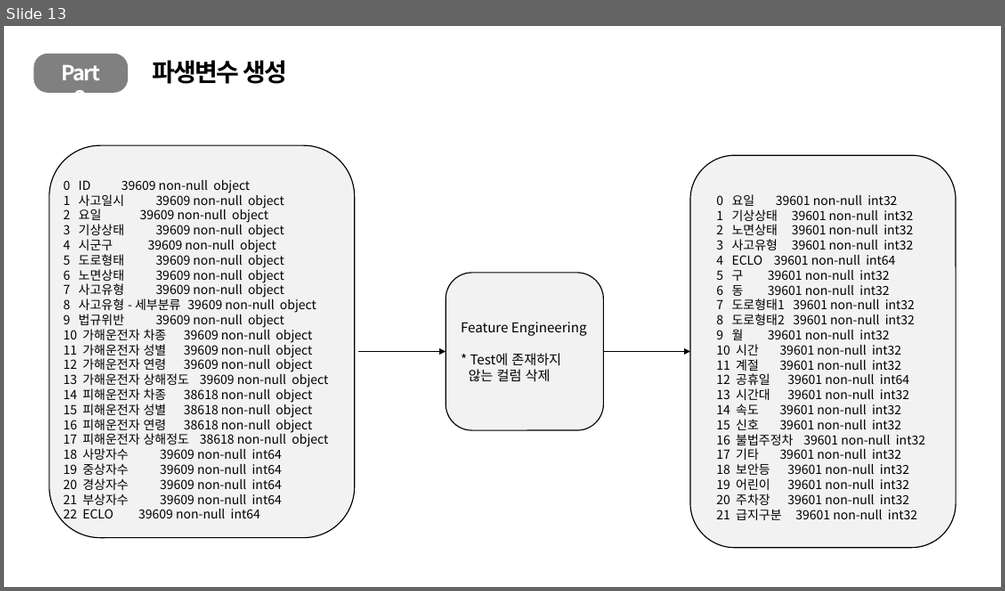
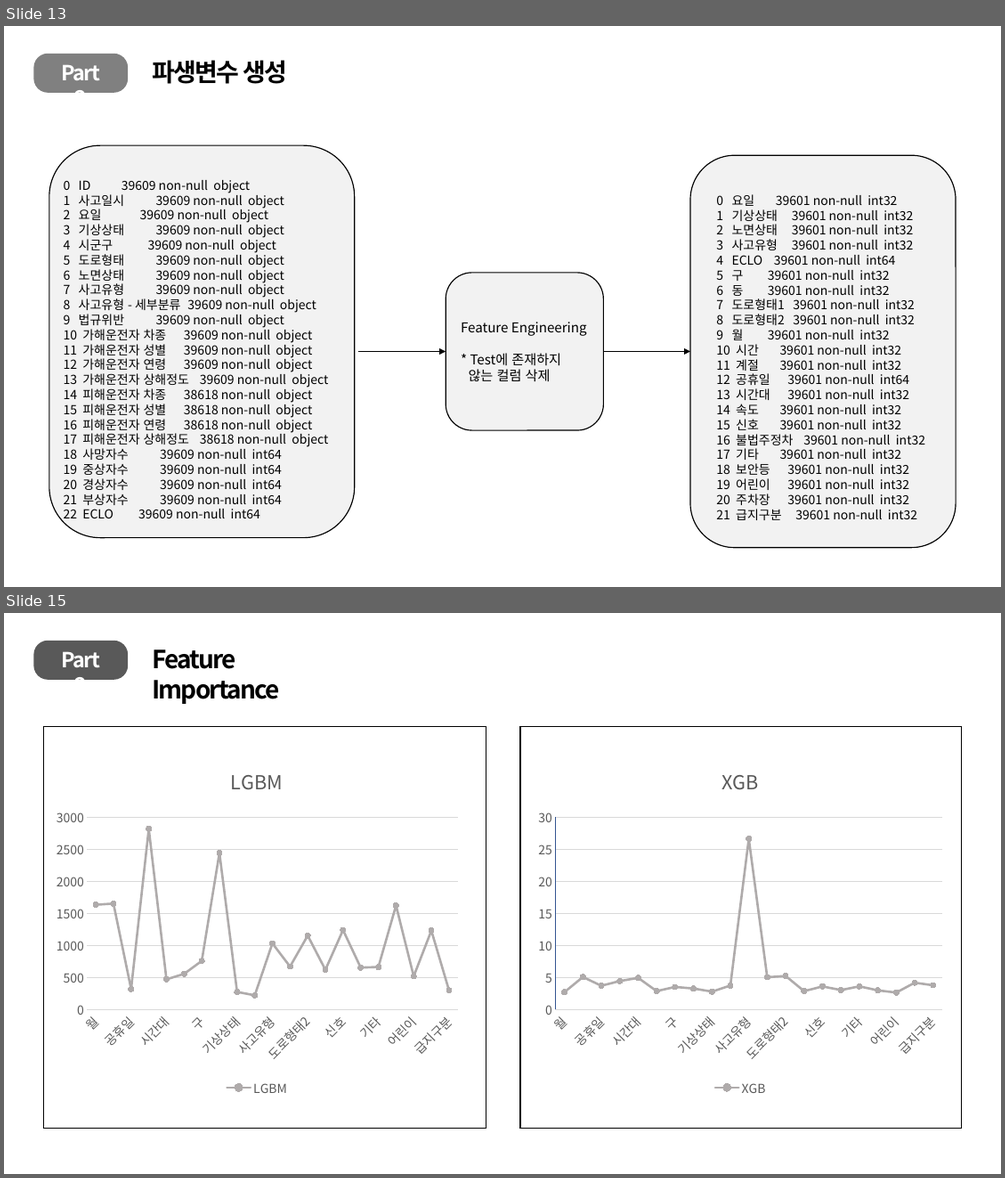
Before and after one commit to vvvjh112/DACON_Practice, a slide deck: Daegu/보고서/대구교통사고 예측.pptx. Shown one above the other, each under a label of ours: slide 13 before the commit, slides 13 and 15 after it; the slides between them are not shown. The pictures are 1005x591 and 1005x1178 pixels, drawn with LibreOffice and Linux fonts; fonts in the diff are those of the drawing. Boxes give left, top, right and bottom in pixels: in the first picture for what was removed or moved away, otherwise in the second. Text is boxed around its words. In the diff, an @@ line names an element or a change of style, - is before the commit and + after.

```diff
--- a/Daegu/보고서/대구교통사고 예측.pptx
+++ b/Daegu/보고서/대구교통사고 예측.pptx
@@ slide 15 added at (4,613,1001,1174), background #FFFFFF @@
@@ rounded rectangle added at (34,641,128,680), fill #595959 @@
@@ text added at (62,651,100,680), 20 pt, text #FFFFFF, bold @@
+Part 2
@@ text added at (152,649,280,704), 24 pt, text #000000, bold @@
+Feature Importance
@@ rectangle added at (44,726,486,1127), fill #FFFFFF, outline #000000 1 pt @@
@@ rectangle added at (521,726,962,1127), fill #FFFFFF, outline #000000 1 pt @@
@@ line chart added at (48,750,466,1100) @@
+title "LGBM "
+categories: 월, 요일, 공휴일, 시간, 시간대, 계절, 구, 동, 기상상태, 노면상태, 사고유형, 도로형태1, 도로형태2, 속도, 신호, 불법주정차, 기타, 보안등, 어린이, 주차장, 급지구분
+LGBM: 1630, 1650, 320, 2820, 470, 550, 760, 2440, 270, 220, 1030, 670, 1150, 620, 1240, 650, 660, 1620, 520, 1230, 300
@@ line chart added at (530,750,951,1100) @@
+title "XGB "
+categories: 월, 요일, 공휴일, 시간, 시간대, 계절, 구, 동, 기상상태, 노면상태, 사고유형, 도로형태1, 도로형태2, 속도, 신호, 불법주정차, 기타, 보안등, 어린이, 주차장, 급지구분
+XGB: 2.7, 5, 3.7, 4.4, 4.9, 2.8, 3.5, 3.2, 2.8, 3.7, 26.6, 5, 5.2, 2.8, 3.6, 3, 3.6, 3, 2.6, 4.2, 3.7
```
Also in this commit, not shown: 4 slides changed, 3 other slides added, 7 other files.
